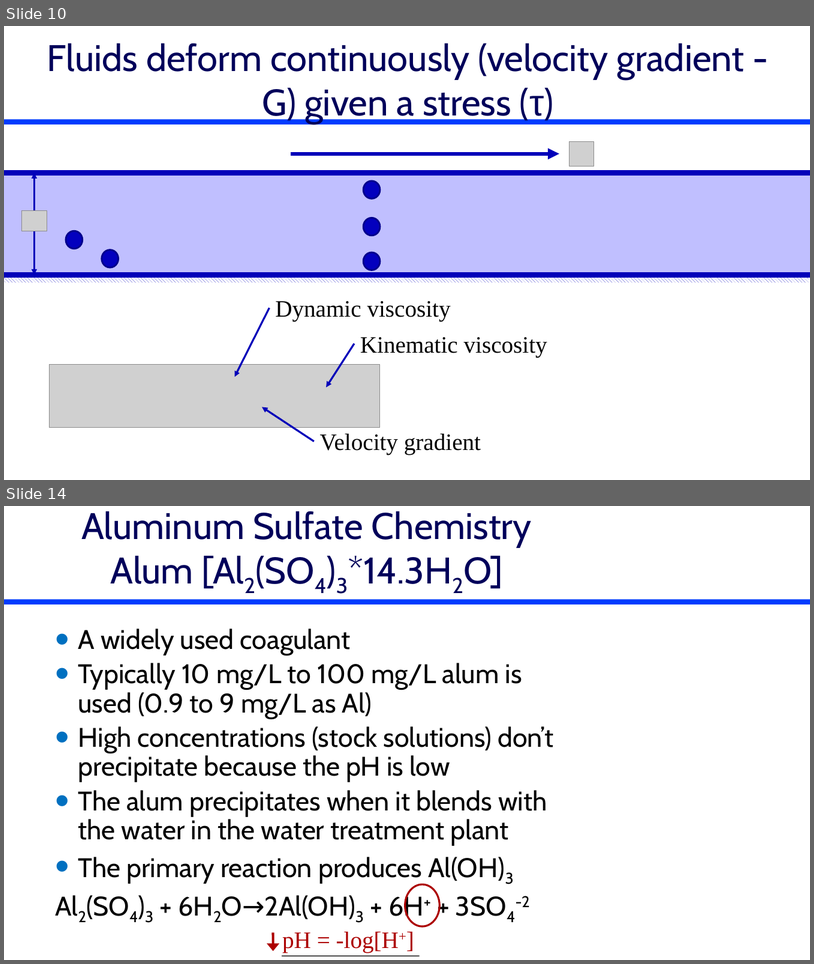
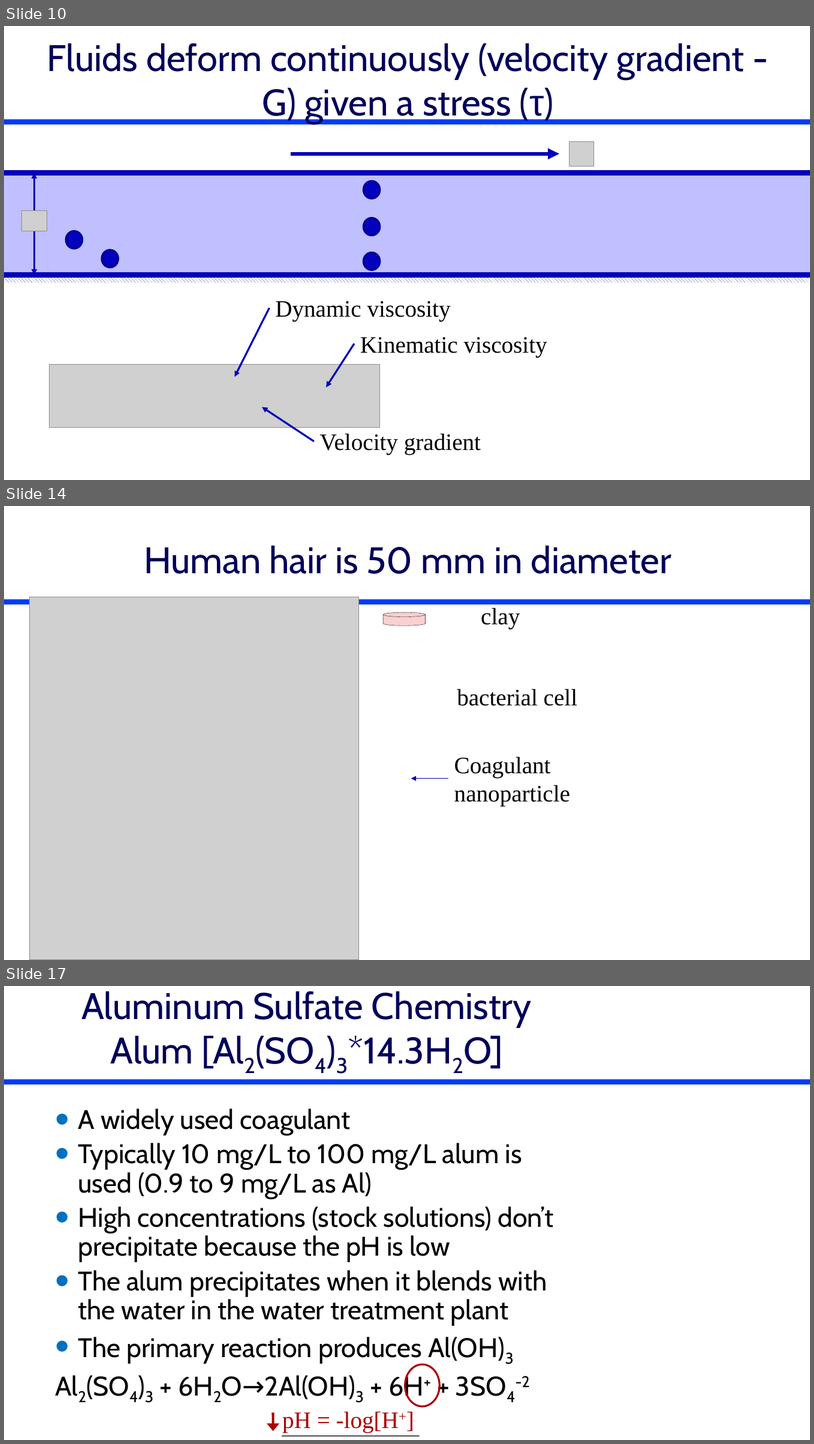
Before and after one commit to monroews/CEE4520Lectures, a slide deck: Flocculation Introduction.pptx. Shown one above the other, each under a label of ours: slides 10 and 14 before the commit, slides 10, 14 and 17 after it; the slides between them are not shown. The pictures are 814x964 and 814x1444 pixels, drawn with LibreOffice and Linux fonts; fonts in the diff are those of the drawing; grey boxes stand for pictures; background and template pictures are left out. Boxes give left, top, right and bottom in pixels: in the first picture for what was removed or moved away, otherwise in the second. Text is boxed around its words. In the diff, an @@ line names an element or a change of style, - is before the commit and + after.

```diff
--- a/Flocculation Introduction.pptx
+++ b/Flocculation Introduction.pptx
@@ slide 14 added at [4,506,810,960], background #FFFFFF; not listed: 1 template element that a slide beside it also shows @@
@@ title added at [144,545,672,574], 44 pt, text #00005A @@
+Human hair is 50 mm in diameter
@@ picture added at [29,597,359,960] @@
@@ cylinder added at [383,612,426,626], fill #FAD0D0, outline #000000 0.25 pt @@
@@ text added at [481,607,520,629], 28 pt, text #000000 @@
+clay
@@ text added at [457,688,578,706], 28 pt, text #000000 @@
+bacterial cell
@@ text added at [455,756,570,805], 28 pt, text #000000 @@
+Coagulant nanoparticle
@@ ellipse added at [410,778,410,779], fill #0300BE @@
@@ arrow added from (449, 778) to (411, 778), #0300BA 0.75 pt @@
@@ what was slide 14 is now slide 17 @@
```
Also in this commit, not shown: 9 slides changed, 4 other slides added, 5 slides removed.
